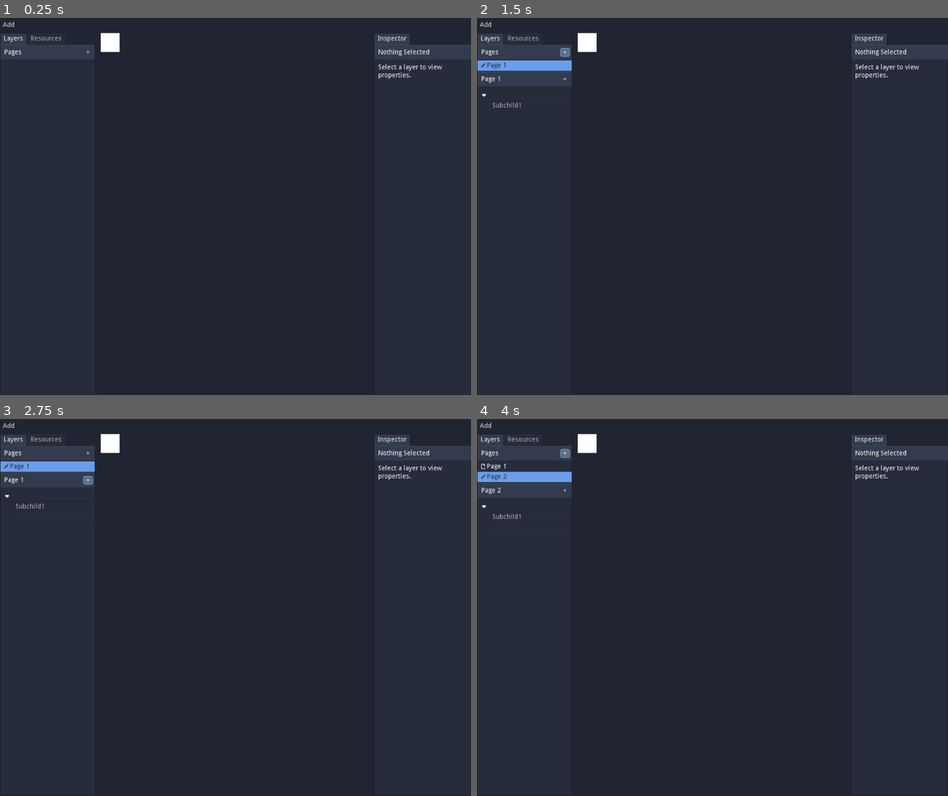
Above: before the commit, frames 1-4 (two rows, left to right).
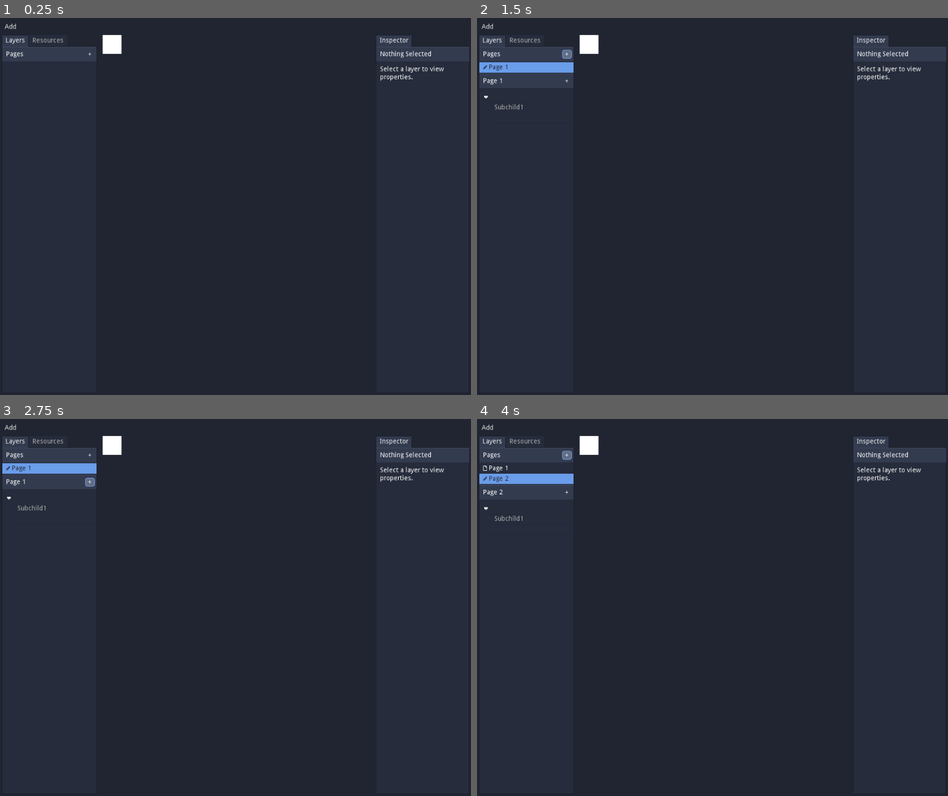
Above: after the commit, the same moments.

Repository: opengraphica/opengraphica-app
Game: Godot game, scene res://src/editors/editor_main.tscn
Same seed, same stepped clock (60 frames per second), same inputs: the game is played once before the commit and once after it.
Inputs:
- Up to frame 1 (0.25 s): no input
- Up to frame 2 (1.5 s): click "Add" at 0.5 s; click "+" at 1.25 s
- Up to frame 3 (2.75 s): click "+" at 2 s
- Up to frame 4 (4 s): click "Add" at 2.75 s; click "+" at 3.5 s

The runs differ from the first frame. In frame 1, 0.9% of the frame differs, in the area x 0-100%, y 0-17%; in frame 2, 1.4%; in frame 3, 1.4%; in frame 4, 1.5%, in the area x 0-100%, y 0-28%.

Commit message:
Page deletion

Diff:
--- a/project.godot
+++ b/project.godot
@@ -25,6 +25,11 @@
 "path": "res://src/actions/page_create_action.gd"
 }, {
 "base": "HistoryAction",
+"class": "PageDeleteAction",
+"language": "GDScript",
+"path": "res://src/actions/page_delete_action.gd"
+}, {
+"base": "HistoryAction",
 "class": "PageSelectAction",
 "language": "GDScript",
 "path": "res://src/actions/page_select_action.gd"
@@ -33,6 +38,7 @@
 "FileCreateAction": "",
 "HistoryAction": "",
 "PageCreateAction": "",
+"PageDeleteAction": "",
 "PageSelectAction": ""
 }
 
@@ -40,6 +46,8 @@
 
 config/name="OpenGraphica"
 run/main_scene="res://src/editors/editor_main.tscn"
+run/low_processor_mode=true
+run/low_processor_mode_sleep_usec=0
 boot_splash/bg_color=Color( 0.0823529, 0.0823529, 0.0823529, 1 )
 config/icon="res://icon.png"
 
--- a/src/actions/history_action.gd
+++ b/src/actions/history_action.gd
@@ -4,6 +4,7 @@
 enum ID {
 	FILE_CREATE,
 	PAGE_CREATE,
+	PAGE_DELETE,
 	PAGE_SELECT,
 	UNDEFINED,
 }
--- /dev/null
+++ b/src/actions/page_delete_action.gd
@@ -0,0 +1,34 @@
+extends HistoryAction
+class_name PageDeleteAction
+
+var delete_page_id: int = -1
+var previous_selected_page_id: int = -1
+var previous_page_position: int = -1
+var previous_page_definition: Dictionary
+
+func _init(definition: Dictionary):
+	id = HistoryAction.ID.PAGE_DELETE
+	description = "Delete Page"
+	delete_page_id = definition.id
+
+func do():
+	.do()
+	for i in Workspace.working_file.pages.size():
+		var page = Workspace.working_file.pages[i]
+		if page.id == delete_page_id:
+			previous_selected_page_id = Workspace.working_file.selected_page_id
+			previous_page_position = i
+			previous_page_definition = page
+			Workspace.working_file.pages.remove(i)
+			if Workspace.working_file.pages.size() == 0:
+				Workspace.working_file.selected_page_id = null
+			elif i > 0:
+				Workspace.working_file.selected_page_id = Workspace.get_page_id_by_index(i - 1)
+			else:
+				Workspace.working_file.selected_page_id = Workspace.get_page_id_by_index(i)
+			break
+
+func undo():
+	.undo()
+	Workspace.working_file.pages.insert(previous_page_position, previous_page_definition)
+	Workspace.working_file.selected_page_id = previous_selected_page_id
--- a/src/docks/dock_layers.gd
+++ b/src/docks/dock_layers.gd
@@ -2,6 +2,11 @@
 
 var file_icon = preload("res://assets/icons/file-regular.svg")
 var pencil_icon = preload("res://assets/icons/pencil-alt-solid-highlight.svg")
+
+enum PAGE_CONTEXT_MENU_ITEM {
+	DELETE,
+	CANCEL,
+}
 
 var add_artboard_button: Button
 var add_page_button: Button
@@ -10,11 +15,13 @@
 var selected_page_heading: PanelContainer
 var selected_page_label: Label
 var selected_page_tree: Tree
+var page_context_menu: PopupMenu
 
 func _ready():
 	pages_heading = $ScrollContainer/VBoxContainer/PagesHeading
 	add_page_button = $ScrollContainer/VBoxContainer/PagesHeading/MarginContainer/HBoxContainer/AddPageButton
 	page_list = $ScrollContainer/VBoxContainer/PageList
+	page_context_menu = $PageContextMenu
 	selected_page_heading = $ScrollContainer/VBoxContainer/SelectedPageHeading
 	selected_page_label = $ScrollContainer/VBoxContainer/SelectedPageHeading/MarginContainer/HBoxContainer/Label
 	add_artboard_button = $ScrollContainer/VBoxContainer/SelectedPageHeading/MarginContainer/HBoxContainer/AddArtboardButton
@@ -26,6 +33,8 @@
 	add_page_button.connect("pressed", self, "_add_page_pressed")
 	add_artboard_button.connect("pressed", self, "_add_artboard_pressed")
 	page_list.connect("item_selected", self, "_page_selected")
+	page_list.connect("item_rmb_selected", self, "_page_context_menu_opened")
+	page_context_menu.connect("id_pressed", self, "_page_context_menu_selection")
 	Workspace.connect("history_change", self, "_history_change")
 
 	var root = selected_page_tree.create_item()
@@ -38,13 +47,13 @@
 
 func _history_change(action: HistoryAction):
 	var selected_page
-	if [HistoryAction.ID.PAGE_CREATE].has(action.id):
+	if [HistoryAction.ID.PAGE_CREATE, HistoryAction.ID.PAGE_DELETE].has(action.id):
 		page_list.clear()
 		for i in Workspace.working_file.pages.size():
 			var page = Workspace.working_file.pages[i]
 			page_list.add_item(page.display_name, file_icon)
 			page_list.set_item_tooltip_enabled(i, false)
-	if [HistoryAction.ID.PAGE_CREATE, HistoryAction.ID.PAGE_SELECT].has(action.id):
+	if [HistoryAction.ID.PAGE_CREATE, HistoryAction.ID.PAGE_DELETE, HistoryAction.ID.PAGE_SELECT].has(action.id):
 		var selected_page_index = -1
 		for i in Workspace.working_file.pages.size():
 			var page = Workspace.working_file.pages[i]
@@ -52,12 +61,24 @@
 				selected_page = page
 				page_list.set_item_icon(i, pencil_icon)
 				page_list.select(i)
+				page_list.ensure_current_is_visible()
 			else:
 				page_list.set_item_icon(i, file_icon)
+	if Workspace.working_file.pages.size() > 4:
+		page_list.auto_height = false
+		page_list.rect_min_size.y = 100
+	else:
+		page_list.auto_height = true
+		page_list.rect_min_size.y = 0
 	selected_page_heading.visible = true if Workspace.working_file.selected_page_id != null else false
 	selected_page_tree.visible = true if Workspace.working_file.selected_page_id != null else false
 	if selected_page_heading.visible and selected_page:
 		selected_page_label.text = selected_page.display_name
+
+func _add_page_pressed():
+	Workspace.do_action(
+		PageCreateAction.new({})
+	)
 
 func _page_selected(index: int):
 	Workspace.do_action(
@@ -66,10 +87,21 @@
 		})
 	)
 
-func _add_page_pressed():
-	Workspace.do_action(
-		PageCreateAction.new({})
-	)
+func _page_context_menu_opened(index: int, at_position: Vector2):
+	page_context_menu.clear()
+	page_context_menu.add_item("Delete", PAGE_CONTEXT_MENU_ITEM.DELETE)
+	page_context_menu.add_item("Cancel", PAGE_CONTEXT_MENU_ITEM.CANCEL)
+	page_context_menu.rect_global_position = get_global_mouse_position()
+	page_context_menu.popup()
+
+func _page_context_menu_selection(id: int):
+	match id:
+		PAGE_CONTEXT_MENU_ITEM.DELETE:
+			Workspace.do_action(
+				PageDeleteAction.new({
+					"id": Workspace.get_page_id_by_index(page_list.get_selected_items()[0])
+				})
+			)
 
 func _add_artboard_pressed():
 	pass
--- a/src/docks/dock_layers.tscn
+++ b/src/docks/dock_layers.tscn
@@ -19,6 +19,10 @@
 [node name="ScrollContainer" type="ScrollContainer" parent="."]
 anchor_right = 1.0
 anchor_bottom = 1.0
+scroll_vertical_enabled = false
+__meta__ = {
+"_edit_use_anchors_": false
+}
 
 [node name="VBoxContainer" type="VBoxContainer" parent="ScrollContainer"]
 margin_right = 1000.0
@@ -57,6 +61,7 @@
 size_flags_horizontal = 3
 text = "Pages"
 valign = 1
+clip_text = true
 __meta__ = {
 "_edit_use_anchors_": false
 }
@@ -65,6 +70,7 @@
 margin_left = 968.0
 margin_right = 988.0
 margin_bottom = 18.0
+hint_tooltip = "Add Page"
 theme = ExtResource( 4 )
 text = "+"
 
@@ -103,6 +109,7 @@
 size_flags_horizontal = 3
 text = "Current Page"
 valign = 1
+clip_text = true
 __meta__ = {
 "_edit_use_anchors_": false
 }
@@ -111,6 +118,7 @@
 margin_left = 968.0
 margin_right = 988.0
 margin_bottom = 18.0
+hint_tooltip = "Add Artboard"
 theme = ExtResource( 4 )
 text = "+"
 
@@ -122,3 +130,7 @@
 __meta__ = {
 "_edit_use_anchors_": false
 }
+
+[node name="PageContextMenu" type="PopupMenu" parent="."]
+margin_right = 20.0
+margin_bottom = 20.0
--- a/src/editors/editor_main.gd
+++ b/src/editors/editor_main.gd
@@ -10,8 +10,8 @@
 func _ready():
 	JavaScript.eval("window.hideLogo()", true)
 	get_tree().get_root().connect("size_changed", self, "_window_resize")
-	sidebar_container_outer = $VBoxContainer/HSplitContainer
-	sidebar_container_inner = $VBoxContainer/HSplitContainer/HSplitContainer
+	sidebar_container_outer = $MarginContainer/VBoxContainer/HSplitContainer
+	sidebar_container_inner = $MarginContainer/VBoxContainer/HSplitContainer/HSplitContainer
 	sidebar_container_outer.connect("dragged", self, "_sidebar_container_outer_dragged")
 	sidebar_container_inner.connect("dragged", self, "_sidebar_container_inner_dragged")
 	_resize_sidebars()
--- a/src/editors/editor_main.tscn
+++ b/src/editors/editor_main.tscn
@@ -22,77 +22,90 @@
 "_edit_use_anchors_": false
 }
 
-[node name="VBoxContainer" type="VBoxContainer" parent="."]
+[node name="MarginContainer" type="MarginContainer" parent="."]
 anchor_right = 1.0
 anchor_bottom = 1.0
+custom_constants/margin_right = 4
+custom_constants/margin_top = 4
+custom_constants/margin_left = 4
+custom_constants/margin_bottom = 4
+__meta__ = {
+"_edit_use_anchors_": false
+}
+
+[node name="VBoxContainer" type="VBoxContainer" parent="MarginContainer"]
+margin_left = 4.0
+margin_top = 4.0
+margin_right = 996.0
+margin_bottom = 796.0
 custom_constants/separation = 2
 __meta__ = {
 "_edit_use_anchors_": false
 }
 
-[node name="PanelContainer" type="PanelContainer" parent="VBoxContainer"]
-margin_right = 1000.0
+[node name="PanelContainer" type="PanelContainer" parent="MarginContainer/VBoxContainer"]
+margin_right = 992.0
 margin_bottom = 30.0
 custom_styles/panel = SubResource( 1 )
 
-[node name="HBoxContainer" type="HBoxContainer" parent="VBoxContainer/PanelContainer"]
+[node name="HBoxContainer" type="HBoxContainer" parent="MarginContainer/VBoxContainer/PanelContainer"]
 margin_top = 4.0
-margin_right = 1000.0
+margin_right = 992.0
 margin_bottom = 26.0
 
-[node name="ToolButton" type="ToolButton" parent="VBoxContainer/PanelContainer/HBoxContainer"]
+[node name="ToolButton" type="ToolButton" parent="MarginContainer/VBoxContainer/PanelContainer/HBoxContainer"]
 margin_right = 37.0
 margin_bottom = 22.0
 text = "Add"
 
-[node name="HSplitContainer" type="HSplitContainer" parent="VBoxContainer"]
+[node name="HSplitContainer" type="HSplitContainer" parent="MarginContainer/VBoxContainer"]
 margin_top = 32.0
-margin_right = 1000.0
-margin_bottom = 800.0
+margin_right = 992.0
+margin_bottom = 792.0
 size_flags_vertical = 3
 
-[node name="HSplitContainer" type="HSplitContainer" parent="VBoxContainer/HSplitContainer"]
+[node name="HSplitContainer" type="HSplitContainer" parent="MarginContainer/VBoxContainer/HSplitContainer"]
 margin_right = 14.0
-margin_bottom = 768.0
+margin_bottom = 760.0
 
-[node name="TabContainer" type="TabContainer" parent="VBoxContainer/HSplitContainer/HSplitContainer"]
+[node name="TabContainer" type="TabContainer" parent="MarginContainer/VBoxContainer/HSplitContainer/HSplitContainer"]
 margin_right = 2.0
-margin_bottom = 768.0
+margin_bottom = 760.0
 tab_align = 0
 
-[node name="Layers" parent="VBoxContainer/HSplitContainer/HSplitContainer/TabContainer" instance=ExtResource( 1 )]
+[node name="Layers" parent="MarginContainer/VBoxContainer/HSplitContainer/HSplitContainer/TabContainer" instance=ExtResource( 1 )]
 margin_left = 1.0
 margin_top = 25.0
 margin_right = -1.0
 margin_bottom = -1.0
 
-[node name="Resources" parent="VBoxContainer/HSplitContainer/HSplitContainer/TabContainer" instance=ExtResource( 6 )]
+[node name="Resources" parent="MarginContainer/VBoxContainer/HSplitContainer/HSplitContainer/TabContainer" instance=ExtResource( 6 )]
 visible = false
 margin_left = 1.0
 margin_top = 25.0
 margin_right = -1.0
 margin_bottom = -1.0
 
-[node name="ViewportContainer" type="Control" parent="VBoxContainer/HSplitContainer/HSplitContainer"]
+[node name="ViewportContainer" type="Control" parent="MarginContainer/VBoxContainer/HSplitContainer/HSplitContainer"]
 margin_left = 14.0
 margin_right = 14.0
-margin_bottom = 768.0
+margin_bottom = 760.0
 rect_clip_content = true
 size_flags_horizontal = 9
 
-[node name="ViewportArtboards" parent="VBoxContainer/HSplitContainer/HSplitContainer/ViewportContainer" instance=ExtResource( 5 )]
+[node name="ViewportArtboards" parent="MarginContainer/VBoxContainer/HSplitContainer/HSplitContainer/ViewportContainer" instance=ExtResource( 5 )]
 z_index = -10
 
-[node name="TabContainer" type="TabContainer" parent="VBoxContainer/HSplitContainer"]
+[node name="TabContainer" type="TabContainer" parent="MarginContainer/VBoxContainer/HSplitContainer"]
 margin_left = 26.0
-margin_right = 1000.0
-margin_bottom = 768.0
+margin_right = 992.0
+margin_bottom = 760.0
 tab_align = 0
 __meta__ = {
 "_edit_use_anchors_": false
 }
 
-[node name="Inspector" parent="VBoxContainer/HSplitContainer/TabContainer" instance=ExtResource( 4 )]
+[node name="Inspector" parent="MarginContainer/VBoxContainer/HSplitContainer/TabContainer" instance=ExtResource( 4 )]
 margin_left = 1.0
 margin_top = 25.0
 margin_right = -1.0
--- a/src/themes/editor_theme.tres
+++ b/src/themes/editor_theme.tres
@@ -34,6 +34,24 @@
 MarginContainer/constants/margin_right = 8
 MarginContainer/constants/margin_top = 6
 PanelContainer/styles/panel = ExtResource( 1 )
+PopupMenu/colors/font_color = Color( 0.88, 0.88, 0.88, 1 )
+PopupMenu/colors/font_color_accel = Color( 0.7, 0.7, 0.7, 0.8 )
+PopupMenu/colors/font_color_disabled = Color( 0.4, 0.4, 0.4, 0.8 )
+PopupMenu/colors/font_color_hover = Color( 0.88, 0.88, 0.88, 1 )
+PopupMenu/constants/hseparation = 4
+PopupMenu/constants/vseparation = 4
+PopupMenu/fonts/font = null
+PopupMenu/icons/checked = null
+PopupMenu/icons/radio_checked = null
+PopupMenu/icons/radio_unchecked = null
+PopupMenu/icons/submenu = null
+PopupMenu/icons/unchecked = null
+PopupMenu/styles/hover = null
+PopupMenu/styles/labeled_separator_left = null
+PopupMenu/styles/labeled_separator_right = null
+PopupMenu/styles/panel = ExtResource( 5 )
+PopupMenu/styles/panel_disabled = null
+PopupMenu/styles/separator = null
 TabContainer/colors/font_color_bg = Color( 0.69, 0.69, 0.69, 1 )
 TabContainer/colors/font_color_disabled = Color( 0.9, 0.9, 0.9, 0.2 )
 TabContainer/colors/font_color_fg = Color( 0.94, 0.94, 0.94, 1 )
--- a/workspace.gd
+++ b/workspace.gd
@@ -43,6 +43,24 @@
 
 var working_file = null
 
+func get_page_index_by_id(id: int):
+	var index = null
+	if working_file:
+		for i in working_file.pages.size():
+			var page = working_file.pages[i]
+			if page.id == id:
+				index = i
+				break
+	return index
+
+func get_page_id_by_index(index: int):
+	var id = null
+	if working_file and working_file.pages.size() > index:
+		id = working_file.pages[index].id
+	return id
+
+# Lifecycle
+
 func _ready():
 	# Init new file without history event
 	FileCreateAction.new().do()
Not shown: 2 places in src/themes/editor_theme.tres that only renumber resources
